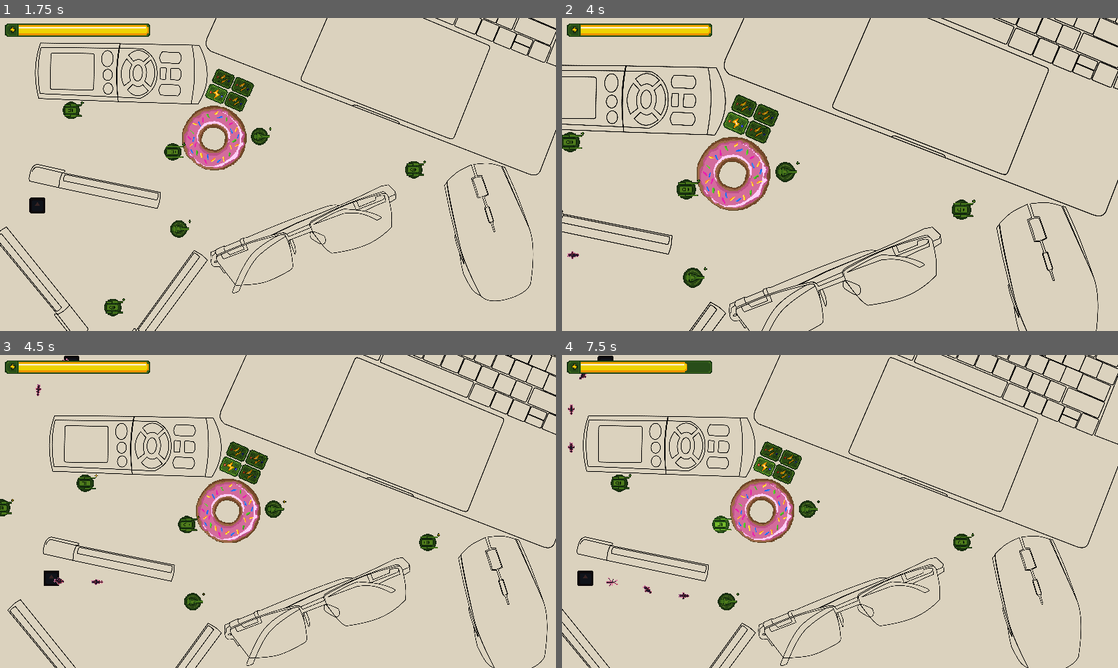
Above: before the commit, frames 1-4 (two rows, left to right).
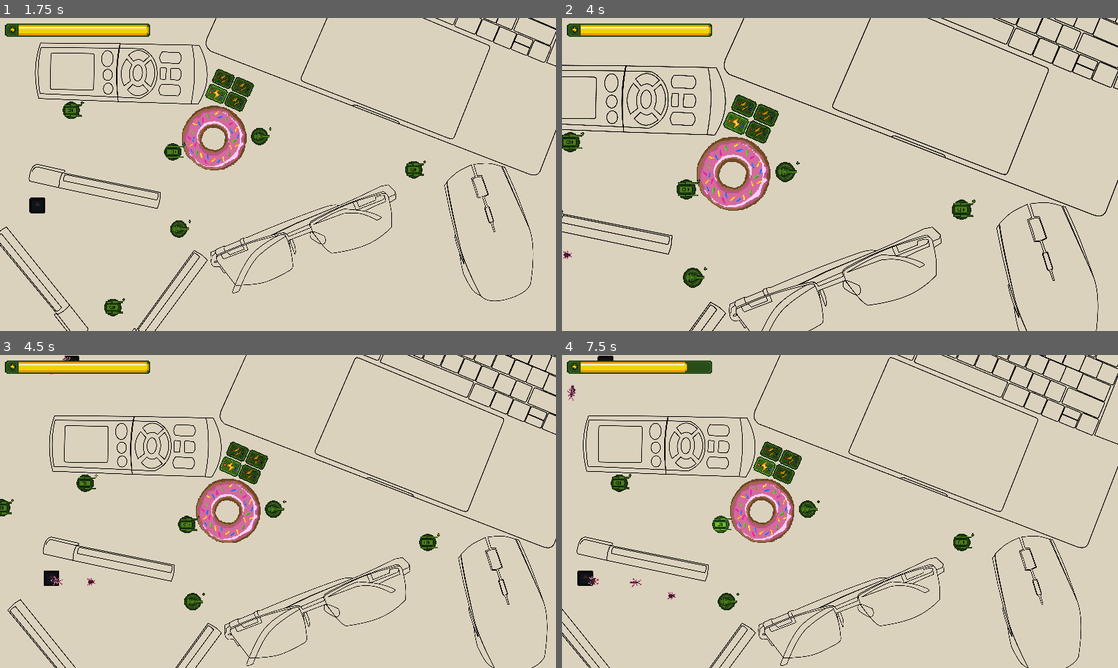
Above: after the commit, the same moments.

Repository: dmitriy-shmilo/gogodot-2021
Game: Godot game, scene res://game_screen/game_screen.tscn
The game is run twice, just before and just after one commit, with the same random seed, the same clock (stepped at 60 frames per second) and the same inputs. The engine's default icon, where the game draws it, is replaced by a stand-in: a white triangle on a blue panel in a dark square.
Inputs (mouse positions are in pixels of both pictures, inside the frame that each line leads up to):
- Up to frame 1 (1.75 s): tap Enter at 0.5 s; move the mouse to (139, 146) at 0.52 s; hold D (right) 0.53-1.28 s; hold Mouse wheel up (zoom_in) 0.53-1.28 s; click (139, 146) at 0.67 s; move the mouse to (439, 208) at 1.27 s; hold S (down) from 1.28 s (still down); tap Mouse wheel down (zoom_out) at 1.35 s; click (439, 208) at 1.42 s
- Up to frame 2 (4 s): move the mouse to (673, 284) at 2.02 s; release S (down) at 2.03 s; hold D (right) 2.03-2.78 s; hold Mouse wheel up (zoom_in) 2.03-2.78 s; click (673, 284) at 2.17 s; move the mouse to (751, 96) at 2.77 s; hold W (up) 2.78-3.53 s; tap Mouse wheel down (zoom_out) at 2.85 s; click (751, 96) at 2.92 s; move the mouse to (667, 180) at 3.52 s; hold A (left) from 3.53 s (still down); hold Mouse wheel up (zoom_in) from 3.53 s (still down); click (667, 180) at 3.67 s
- Up to frame 3 (4.5 s): keep holding A (left); move the mouse to (155, 614) at 4.27 s; release Mouse wheel up (zoom_in) at 4.28 s; tap Mouse wheel down (zoom_out) at 4.35 s; click (155, 614) at 4.42 s
- Up to frame 4 (7.5 s): move the mouse to (606, 508) at 5.02 s; release A (left) at 5.03 s; hold S (down) 5.03-5.78 s; hold Mouse wheel up (zoom_in) 5.03-5.78 s; click (606, 508) at 5.17 s; move the mouse to (756, 433) at 5.77 s; hold D (right) 5.78-6.53 s; tap Mouse wheel down (zoom_out) at 5.85, 7.35 s; move the mouse to (962, 495) at 6.52 s; hold W (up) 6.53-7.28 s; hold Mouse wheel up (zoom_in) 6.53-7.28 s; move the mouse to (728, 527) at 7.27 s; hold D (right) from 7.28 s (still down); click (728, 527) at 7.42 s

Frame 1 is identical in both runs. In frame 2, less than 0.1% of the frame differs, in the area x 0-4%, y 74-78%; in frame 3, 0.1%; in frame 4, 0.3%, in the area x 0-23%, y 6-79%.

Commit message:
Enemy variants as resources.

Diff:
--- a/src/game_screen/entities/enemy_unit.gd
+++ b/src/game_screen/entities/enemies/enemy_unit.gd
@@ -1,5 +1,34 @@
 extends KinematicBody2D
 class_name EnemyUnit
+
+const VARIANT_DISTRIBUTION = [
+
+	# easy worms
+	preload("res://game_screen/entities/enemies/enemy_variant0.tres"),
+	preload("res://game_screen/entities/enemies/enemy_variant0.tres"),
+	preload("res://game_screen/entities/enemies/enemy_variant0.tres"),
+	preload("res://game_screen/entities/enemies/enemy_variant0.tres"),
+	preload("res://game_screen/entities/enemies/enemy_variant0.tres"),
+
+	# spiders
+	preload("res://game_screen/entities/enemies/enemy_variant1.tres"),
+
+	# easy roaches
+	preload("res://game_screen/entities/enemies/enemy_variant2.tres"),
+	preload("res://game_screen/entities/enemies/enemy_variant2.tres"),
+	preload("res://game_screen/entities/enemies/enemy_variant2.tres"),
+	preload("res://game_screen/entities/enemies/enemy_variant2.tres"),
+	preload("res://game_screen/entities/enemies/enemy_variant2.tres"),
+	preload("res://game_screen/entities/enemies/enemy_variant2.tres"),
+
+	# stickbugs
+	preload("res://game_screen/entities/enemies/enemy_variant3.tres"),
+	preload("res://game_screen/entities/enemies/enemy_variant3.tres"),
+	preload("res://game_screen/entities/enemies/enemy_variant3.tres"),
+
+	# stinkbugs
+	preload("res://game_screen/entities/enemies/enemy_variant4.tres"),
+]
 
 enum EnemyState {
 	IDLE,
@@ -14,10 +43,7 @@
 onready var _enemy_shape: CollisionShape2D = $"EnemyShape"
 onready var _animated_sprite: AnimatedSprite = $"AnimatedSprite"
 
-export(float) var move_speed = 45
-export(float) var max_hitpoints = 50
-export(float) var current_hitpoints = max_hitpoints
-
+var _variant: EnemyUnitVariant = VARIANT_DISTRIBUTION[0]
 var _velocity = Vector2.ZERO
 var _distance_threshold = 5
 var _target_point_index = 0
@@ -25,9 +51,12 @@
 var _points: PoolVector2Array = PoolVector2Array()
 var _state = EnemyState.IDLE
 var _current_threat = null
+var _current_hitpoints = 1
 
 func _ready() -> void:
-	_animated_sprite.play("creep" + str(randi() % 2 + 1))
+	_variant = VARIANT_DISTRIBUTION[randi() % VARIANT_DISTRIBUTION.size()]
+	_animated_sprite.play("creep" + str(_variant.sprite_index))
+	_current_hitpoints = _variant.max_hitpoints
 
 func is_threat() -> bool:
 	return _state != EnemyState.DEAD
@@ -35,8 +64,8 @@
 
 # source should be PlayerTower, but then it causes cyclic dependency
 func receive_damage(source: Node, amount: float) -> void:
-	current_hitpoints -= amount
-	if current_hitpoints <= 0:
+	_current_hitpoints -= amount
+	if _current_hitpoints <= 0:
 		_move_to_state(EnemyState.DEAD)
 
 
@@ -76,7 +105,7 @@
 	if position.distance_to(target) < _distance_threshold:
 		return true
 
-	_velocity = (target - position).normalized() * move_speed
+	_velocity = (target - position).normalized() * _variant.move_speed
 	_velocity = move_and_slide(_velocity)
 	look_at(target)
 	return false
--- /dev/null
+++ b/src/game_screen/entities/enemies/enemy_unit.tscn
@@ -0,0 +1,95 @@
+[gd_scene load_steps=14 format=2]
+
+[ext_resource path="res://game_screen/entities/enemies/enemy_unit.gd" type="Script" id=1]
+[ext_resource path="res://assets/creeps.png" type="Texture" id=2]
+[ext_resource path="res://util/state_label.tscn" type="PackedScene" id=3]
+
+[sub_resource type="CircleShape2D" id=1]
+radius = 12.0
+
+[sub_resource type="AtlasTexture" id=3]
+atlas = ExtResource( 2 )
+region = Rect2( 64, 0, 32, 32 )
+
+[sub_resource type="AtlasTexture" id=4]
+atlas = ExtResource( 2 )
+region = Rect2( 96, 0, 32, 32 )
+
+[sub_resource type="AtlasTexture" id=5]
+atlas = ExtResource( 2 )
+region = Rect2( 128, 0, 32, 32 )
+
+[sub_resource type="AtlasTexture" id=7]
+atlas = ExtResource( 2 )
+region = Rect2( 32, 96, 32, 32 )
+
+[sub_resource type="AtlasTexture" id=8]
+atlas = ExtResource( 2 )
+region = Rect2( 64, 96, 32, 32 )
+
+[sub_resource type="AtlasTexture" id=9]
+atlas = ExtResource( 2 )
+region = Rect2( 0, 32, 32, 32 )
+
+[sub_resource type="AtlasTexture" id=10]
+atlas = ExtResource( 2 )
+region = Rect2( 0, 64, 32, 32 )
+
+[sub_resource type="AtlasTexture" id=11]
+atlas = ExtResource( 2 )
+region = Rect2( 0, 128, 32, 32 )
+
+[sub_resource type="SpriteFrames" id=6]
+animations = [ {
+"frames": [ SubResource( 3 ), SubResource( 4 ), SubResource( 5 ) ],
+"loop": true,
+"name": "creep0",
+"speed": 5.0
+}, {
+"frames": [ SubResource( 7 ), SubResource( 8 ) ],
+"loop": true,
+"name": "creep3",
+"speed": 5.0
+}, {
+"frames": [ SubResource( 9 ) ],
+"loop": true,
+"name": "creep1",
+"speed": 5.0
+}, {
+"frames": [ SubResource( 10 ) ],
+"loop": true,
+"name": "creep2",
+"speed": 5.0
+}, {
+"frames": [ SubResource( 11 ) ],
+"loop": true,
+"name": "creep4",
+"speed": 5.0
+} ]
+
+[node name="EnemyUnit" type="KinematicBody2D" groups=["EnemyUnit"]]
+collision_mask = 0
+script = ExtResource( 1 )
+
+[node name="EnemySprite" type="Sprite" parent="."]
+visible = false
+rotation = 1.5708
+texture = ExtResource( 2 )
+
+[node name="EnemyShape" type="CollisionShape2D" parent="."]
+shape = SubResource( 1 )
+
+[node name="StateLabel" parent="." instance=ExtResource( 3 )]
+anchor_top = 1.0
+anchor_bottom = 1.0
+margin_left = -18.5847
+margin_top = -17.9811
+margin_right = 18.4153
+margin_bottom = -3.98109
+
+[node name="AnimatedSprite" type="AnimatedSprite" parent="."]
+rotation = 1.5708
+frames = SubResource( 6 )
+animation = "creep0"
+frame = 1
+playing = true
--- /dev/null
+++ b/src/game_screen/entities/enemies/enemy_unit_variant.gd
@@ -0,0 +1,6 @@
+extends Resource
+class_name EnemyUnitVariant
+
+export(float) var move_speed = 45
+export(float) var max_hitpoints = 50
+export(int) var sprite_index = 0
--- /dev/null
+++ b/src/game_screen/entities/enemies/enemy_variant0.tres
@@ -0,0 +1,9 @@
+[gd_resource type="Resource" load_steps=2 format=2]
+
+[ext_resource path="res://game_screen/entities/enemies/enemy_unit_variant.gd" type="Script" id=1]
+
+[resource]
+script = ExtResource( 1 )
+move_speed = 20.0
+max_hitpoints = 20.0
+sprite_index = 0
--- /dev/null
+++ b/src/game_screen/entities/enemies/enemy_variant1.tres
@@ -0,0 +1,9 @@
+[gd_resource type="Resource" load_steps=2 format=2]
+
+[ext_resource path="res://game_screen/entities/enemies/enemy_unit_variant.gd" type="Script" id=1]
+
+[resource]
+script = ExtResource( 1 )
+move_speed = 50.0
+max_hitpoints = 45.0
+sprite_index = 1
--- /dev/null
+++ b/src/game_screen/entities/enemies/enemy_variant2.tres
@@ -0,0 +1,9 @@
+[gd_resource type="Resource" load_steps=2 format=2]
+
+[ext_resource path="res://game_screen/entities/enemies/enemy_unit_variant.gd" type="Script" id=1]
+
+[resource]
+script = ExtResource( 1 )
+move_speed = 40.0
+max_hitpoints = 20.0
+sprite_index = 2
--- /dev/null
+++ b/src/game_screen/entities/enemies/enemy_variant3.tres
@@ -0,0 +1,9 @@
+[gd_resource type="Resource" load_steps=2 format=2]
+
+[ext_resource path="res://game_screen/entities/enemies/enemy_unit_variant.gd" type="Script" id=1]
+
+[resource]
+script = ExtResource( 1 )
+move_speed = 35.0
+max_hitpoints = 45.0
+sprite_index = 3
--- /dev/null
+++ b/src/game_screen/entities/enemies/enemy_variant4.tres
@@ -0,0 +1,9 @@
+[gd_resource type="Resource" load_steps=2 format=2]
+
+[ext_resource path="res://game_screen/entities/enemies/enemy_unit_variant.gd" type="Script" id=1]
+
+[resource]
+script = ExtResource( 1 )
+move_speed = 15.0
+max_hitpoints = 75.0
+sprite_index = 4
--- a/src/game_screen/entities/enemy_spawner.gd
+++ b/src/game_screen/entities/enemy_spawner.gd
@@ -4,7 +4,7 @@
 var _map: TileMapMesh
 var _core: PlayerCore
 var _points: PoolVector2Array
-var _enemy_scene = preload("res://game_screen/entities/enemy_unit.tscn")
+var _enemy_scene = preload("res://game_screen/entities/enemies/enemy_unit.tscn")
 
 
 onready var _debug_line = $"Node/DebugLine"
--- a/src/game_screen/entities/enemy_unit.tscn
+++ /dev/null
@@ -1,72 +0,0 @@
-[gd_scene load_steps=12 format=2]
-
-[ext_resource path="res://assets/creeps.png" type="Texture" id=1]
-[ext_resource path="res://util/state_label.tscn" type="PackedScene" id=2]
-[ext_resource path="res://game_screen/entities/enemy_unit.gd" type="Script" id=3]
-
-[sub_resource type="CircleShape2D" id=1]
-radius = 12.0
-
-[sub_resource type="AtlasTexture" id=7]
-atlas = ExtResource( 1 )
-region = Rect2( 32, 96, 32, 32 )
-
-[sub_resource type="AtlasTexture" id=8]
-atlas = ExtResource( 1 )
-region = Rect2( 64, 96, 32, 32 )
-
-[sub_resource type="AtlasTexture" id=2]
-atlas = ExtResource( 1 )
-region = Rect2( 32, 0, 32, 32 )
-
-[sub_resource type="AtlasTexture" id=3]
-atlas = ExtResource( 1 )
-region = Rect2( 64, 0, 32, 32 )
-
-[sub_resource type="AtlasTexture" id=4]
-atlas = ExtResource( 1 )
-region = Rect2( 96, 0, 32, 32 )
-
-[sub_resource type="AtlasTexture" id=5]
-atlas = ExtResource( 1 )
-region = Rect2( 128, 0, 32, 32 )
-
-[sub_resource type="SpriteFrames" id=6]
-animations = [ {
-"frames": [ SubResource( 7 ), SubResource( 8 ) ],
-"loop": true,
-"name": "creep2",
-"speed": 5.0
-}, {
-"frames": [ SubResource( 2 ), SubResource( 3 ), SubResource( 4 ), SubResource( 5 ) ],
-"loop": true,
-"name": "creep1",
-"speed": 5.0
-} ]
-
-[node name="EnemyUnit" type="KinematicBody2D" groups=["EnemyUnit"]]
-collision_mask = 0
-script = ExtResource( 3 )
-
-[node name="EnemySprite" type="Sprite" parent="."]
-visible = false
-rotation = 1.5708
-texture = ExtResource( 1 )
-
-[node name="EnemyShape" type="CollisionShape2D" parent="."]
-shape = SubResource( 1 )
-
-[node name="StateLabel" parent="." instance=ExtResource( 2 )]
-anchor_top = 1.0
-anchor_bottom = 1.0
-margin_left = -18.5847
-margin_top = -17.9811
-margin_right = 18.4153
-margin_bottom = -3.98109
-
-[node name="AnimatedSprite" type="AnimatedSprite" parent="."]
-rotation = 1.5708
-frames = SubResource( 6 )
-animation = "creep2"
-frame = 1
-playing = true
--- a/src/project.godot
+++ b/src/project.godot
@@ -17,7 +17,12 @@
 "base": "KinematicBody2D",
 "class": "EnemyUnit",
 "language": "GDScript",
-"path": "res://game_screen/entities/enemy_unit.gd"
+"path": "res://game_screen/entities/enemies/enemy_unit.gd"
+}, {
+"base": "Resource",
+"class": "EnemyUnitVariant",
+"language": "GDScript",
+"path": "res://game_screen/entities/enemies/enemy_unit_variant.gd"
 }, {
 "base": "Node",
 "class": "Gui",
@@ -52,6 +57,7 @@
 _global_script_class_icons={
 "EnemySpawner": "",
 "EnemyUnit": "",
+"EnemyUnitVariant": "",
 "Gui": "",
 "KeyBindingButton": "",
 "Level": "",
